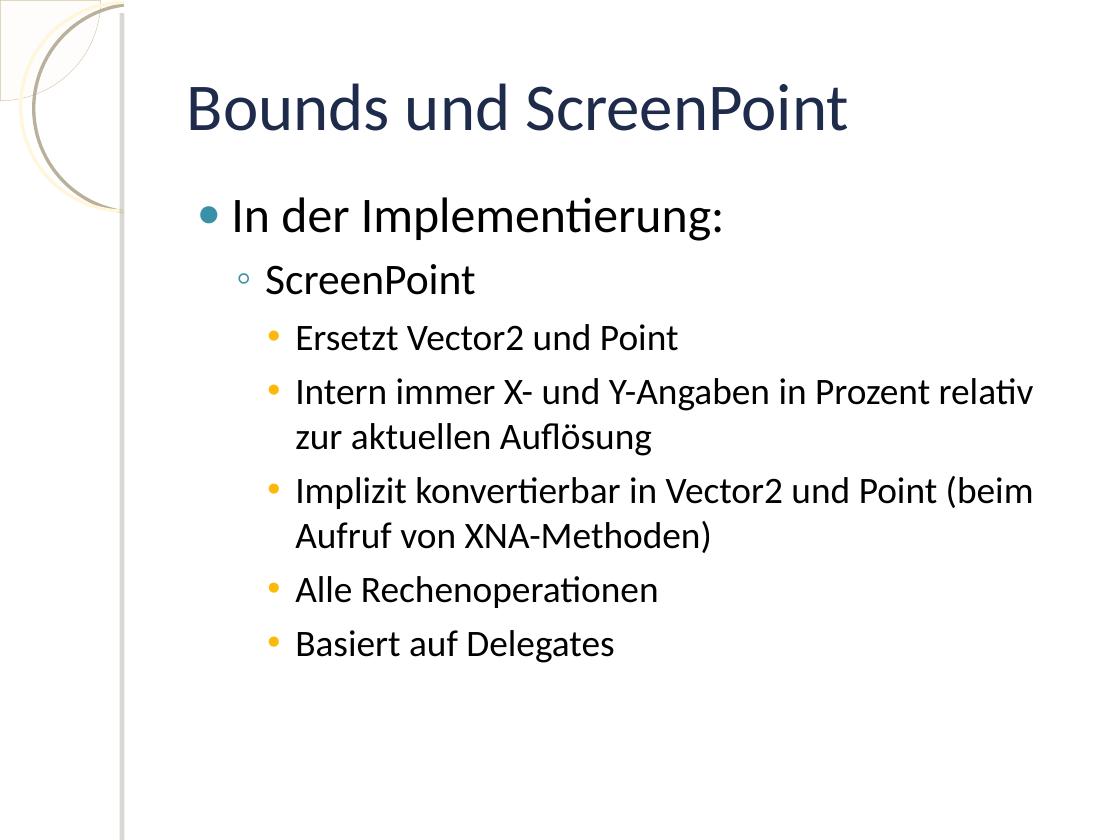
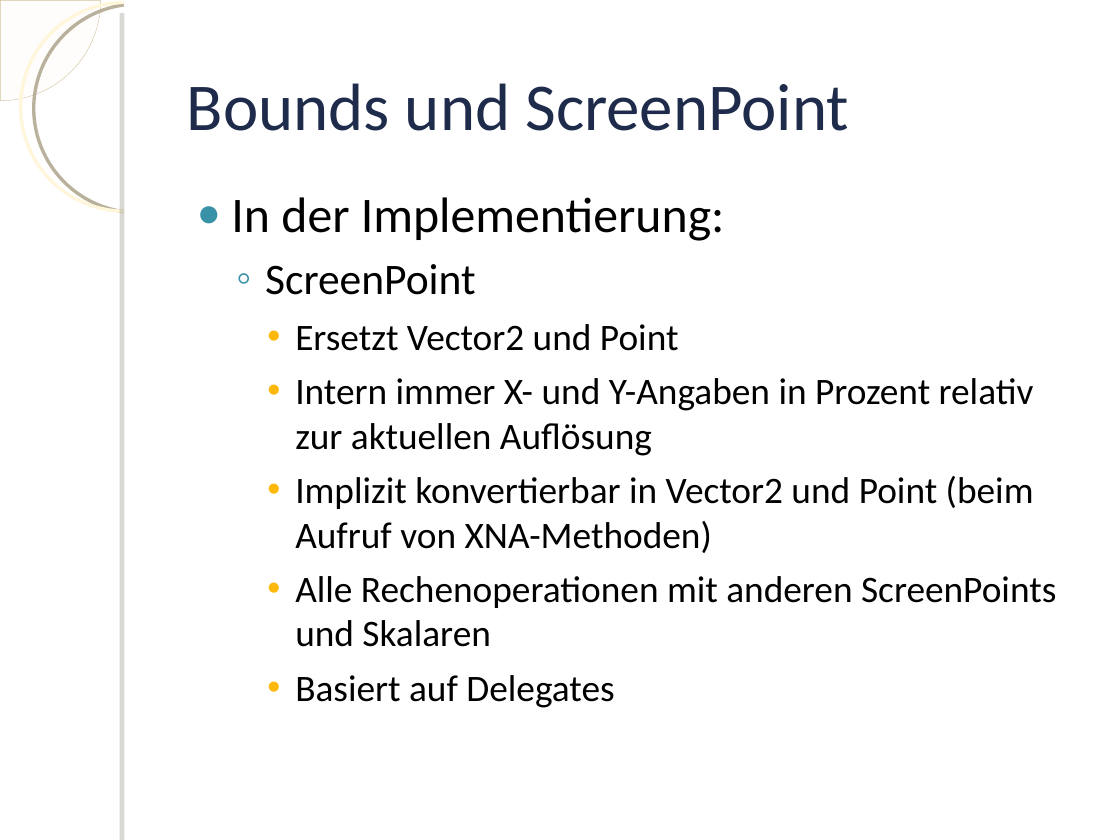
Before and after one commit to knot3/pse-knot, a slide deck: slide 6 of Implementierungsbericht/Praesentation.odp. Drawn at 1120x840 pixels with LibreOffice and Linux fonts; fonts in the diff are those of the drawing; background and template pictures are left out. Boxes give left, top, right and bottom in pixels: in the first picture for what was removed or moved away, otherwise in the second. Text is boxed around its words. In the diff, an @@ line names an element or a change of style, - is before the commit and + after.

```diff
--- a/Implementierungsbericht/Praesentation.odp
+++ b/Implementierungsbericht/Praesentation.odp
@@ text at (295,576,1056,647): text changed @@
-    • Alle Rechenoperationen
+    • Alle Rechenoperationen mit anderen ScreenPoints und Skalaren
```
Also in this commit, not shown: 2 other slides changed, 1 other file.
